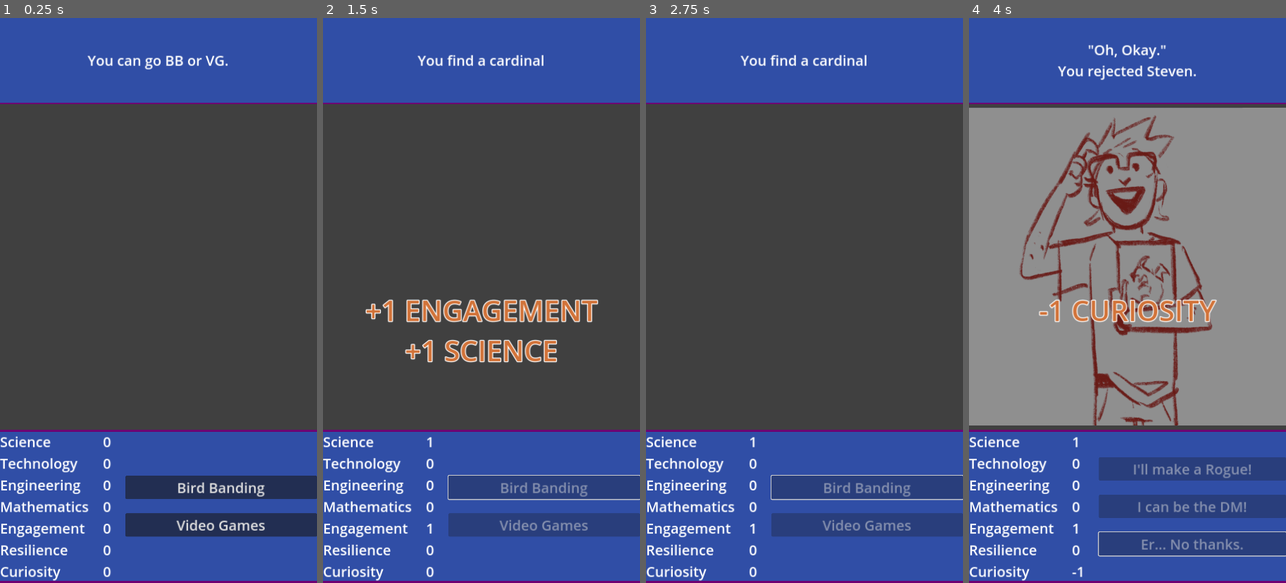
Above: before the commit, frames 1-4 (left to right).
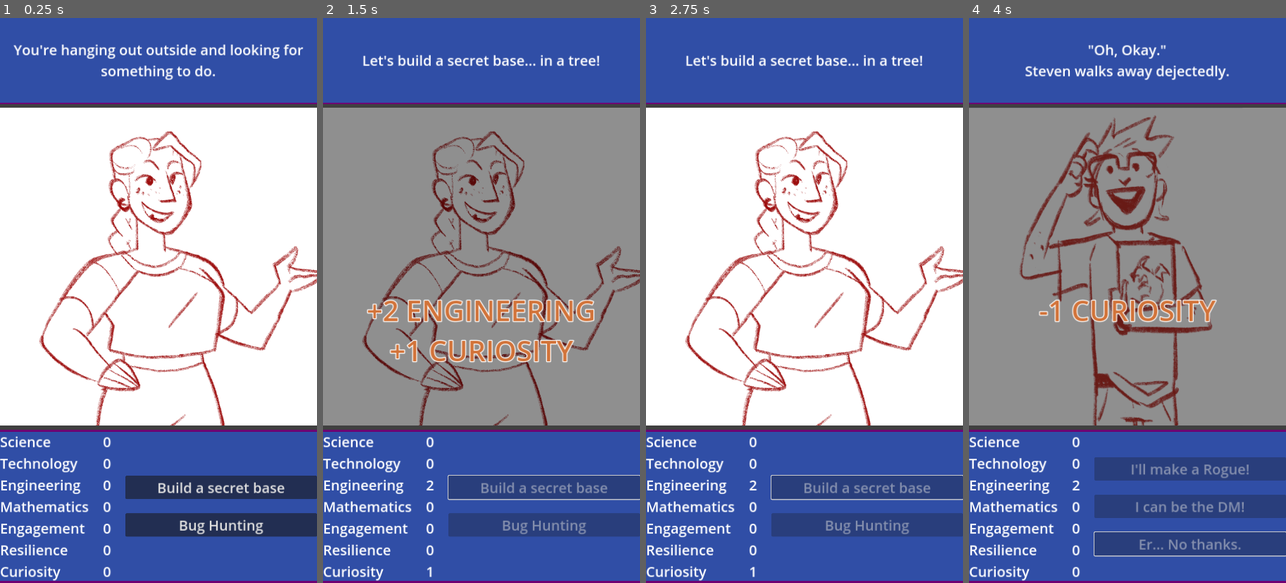
Above: after the commit, the same moments.

Repository: stem-career-paths/game
Game: Godot game, scene res://ui/main_screen.tscn
Same seed, same stepped clock (60 frames per second), same inputs: the game is played once before the commit and once after it.
Inputs (mouse positions are in pixels of both pictures, inside the frame that each line leads up to):
- Up to frame 1 (0.25 s): no input
- Up to frame 2 (1.5 s): click (544, 486) at 0.5 s, where only the run after the commit has a clickable "Build a secret base"; tap Enter at 1.25 s; move the mouse to (551, 272) at 1.27 s; hold Shift from 1.28 s (still down); click (551, 272) at 1.42 s
- Up to frame 3 (2.75 s): release Shift at 2 s; tap Space at 2 s; drag from (741, 328) to (788, 413) at 2.02 s
- Up to frame 4 (4 s): tap Enter at 2.75 s; move the mouse to (1159, 176) at 2.77 s; tap Ctrl at 2.85 s; click (1159, 176) at 2.92 s; click "Er... No thanks." at 3.5 s

The runs differ from the first frame. In frame 1, 59% of the frame differs, in the area x 0-100%, y 4-92%; in frame 2, 57%; in frame 3, 58%; in frame 4, 2.1%.

Commit message:
Add sample stories and npcs along with a placeholder end state
The three new NPCs, together with Steven, are not really designed as personalities yet,
and the stories that are linked to them are still superficial. The point of this
integration is to get all the pieces linked and moving together.

Diff:
--- a/project/card/story_card.tscn
+++ b/project/card/story_card.tscn
@@ -2,7 +2,7 @@
 
 [ext_resource type="Script" path="res://card/story_card.gd" id="1_185so"]
 [ext_resource type="PackedScene" uid="uid://scwnvnkr08fy" path="res://ui/character_display.tscn" id="1_cgl2b"]
-[ext_resource type="Theme" uid="uid://bqnq26iud8rn3" path="res://card/theme.tres" id="2_qli37"]
+[ext_resource type="Theme" uid="uid://bqnq26iud8rn3" path="res://common/theme.tres" id="2_rv5ff"]
 
 [sub_resource type="StyleBoxFlat" id="StyleBoxFlat_mvws2"]
 bg_color = Color(0.25098, 0.25098, 0.25098, 1)
@@ -16,6 +16,109 @@
 font_size = 64
 font_color = Color(0.823529, 0.45098, 0.223529, 1)
 outline_size = 8
+
+[sub_resource type="Animation" id="Animation_4raud"]
+length = 0.001
+tracks/0/type = "value"
+tracks/0/imported = false
+tracks/0/enabled = true
+tracks/0/path = NodePath("EffectLabel:scale")
+tracks/0/interp = 1
+tracks/0/loop_wrap = true
+tracks/0/keys = {
+"times": PackedFloat32Array(0),
+"transitions": PackedFloat32Array(1),
+"update": 0,
+"values": [Vector2(1, 1)]
+}
+tracks/1/type = "value"
+tracks/1/imported = false
+tracks/1/enabled = true
+tracks/1/path = NodePath("Control/ImagePanel/CenterContainer/MainImage:modulate")
+tracks/1/interp = 1
+tracks/1/loop_wrap = true
+tracks/1/keys = {
+"times": PackedFloat32Array(0),
+"transitions": PackedFloat32Array(1),
+"update": 0,
+"values": [Color(1, 1, 1, 1)]
+}
+tracks/2/type = "value"
+tracks/2/imported = false
+tracks/2/enabled = true
+tracks/2/path = NodePath("EffectLabel:modulate")
+tracks/2/interp = 1
+tracks/2/loop_wrap = true
+tracks/2/keys = {
+"times": PackedFloat32Array(0),
+"transitions": PackedFloat32Array(1),
+"update": 0,
+"values": [Color(1, 1, 1, 1)]
+}
+tracks/3/type = "value"
+tracks/3/imported = false
+tracks/3/enabled = true
+tracks/3/path = NodePath("EffectLabel:visible")
+tracks/3/interp = 1
+tracks/3/loop_wrap = true
+tracks/3/keys = {
+"times": PackedFloat32Array(0),
+"transitions": PackedFloat32Array(1),
+"update": 1,
+"values": [false]
+}
+tracks/4/type = "value"
+tracks/4/imported = false
+tracks/4/enabled = true
+tracks/4/path = NodePath("Control/ImagePanel/TapAnywhereLabel:visible")
+tracks/4/interp = 1
+tracks/4/loop_wrap = true
+tracks/4/keys = {
+"times": PackedFloat32Array(0),
+"transitions": PackedFloat32Array(1),
+"update": 1,
+"values": [false]
+}
+tracks/5/type = "value"
+tracks/5/imported = false
+tracks/5/enabled = true
+tracks/5/path = NodePath("Control/ImagePanel/TapAnywhereLabel:modulate")
+tracks/5/interp = 1
+tracks/5/loop_wrap = true
+tracks/5/keys = {
+"times": PackedFloat32Array(0),
+"transitions": PackedFloat32Array(1),
+"update": 0,
+"values": [Color(1, 1, 1, 1)]
+}
+
+[sub_resource type="Animation" id="Animation_xcdxi"]
+resource_name = "show_advance_instructions"
+length = 4.4
+tracks/0/type = "value"
+tracks/0/imported = false
+tracks/0/enabled = true
+tracks/0/path = NodePath("Control/ImagePanel/TapAnywhereLabel:visible")
+tracks/0/interp = 1
+tracks/0/loop_wrap = true
+tracks/0/keys = {
+"times": PackedFloat32Array(4.1),
+"transitions": PackedFloat32Array(1),
+"update": 1,
+"values": [true]
+}
+tracks/1/type = "value"
+tracks/1/imported = false
+tracks/1/enabled = true
+tracks/1/path = NodePath("Control/ImagePanel/TapAnywhereLabel:modulate")
+tracks/1/interp = 1
+tracks/1/loop_wrap = true
+tracks/1/keys = {
+"times": PackedFloat32Array(4.1, 4.4),
+"transitions": PackedFloat32Array(1, 1),
+"update": 0,
+"values": [Color(1, 1, 1, 0), Color(1, 1, 1, 1)]
+}
 
 [sub_resource type="Animation" id="Animation_0gyb6"]
 resource_name = "show_effect"
@@ -69,109 +172,6 @@
 "values": [true]
 }
 
-[sub_resource type="Animation" id="Animation_4raud"]
-length = 0.001
-tracks/0/type = "value"
-tracks/0/imported = false
-tracks/0/enabled = true
-tracks/0/path = NodePath("EffectLabel:scale")
-tracks/0/interp = 1
-tracks/0/loop_wrap = true
-tracks/0/keys = {
-"times": PackedFloat32Array(0),
-"transitions": PackedFloat32Array(1),
-"update": 0,
-"values": [Vector2(1, 1)]
-}
-tracks/1/type = "value"
-tracks/1/imported = false
-tracks/1/enabled = true
-tracks/1/path = NodePath("Control/ImagePanel/CenterContainer/MainImage:modulate")
-tracks/1/interp = 1
-tracks/1/loop_wrap = true
-tracks/1/keys = {
-"times": PackedFloat32Array(0),
-"transitions": PackedFloat32Array(1),
-"update": 0,
-"values": [Color(1, 1, 1, 1)]
-}
-tracks/2/type = "value"
-tracks/2/imported = false
-tracks/2/enabled = true
-tracks/2/path = NodePath("EffectLabel:modulate")
-tracks/2/interp = 1
-tracks/2/loop_wrap = true
-tracks/2/keys = {
-"times": PackedFloat32Array(0),
-"transitions": PackedFloat32Array(1),
-"update": 0,
-"values": [Color(1, 1, 1, 1)]
-}
-tracks/3/type = "value"
-tracks/3/imported = false
-tracks/3/enabled = true
-tracks/3/path = NodePath("EffectLabel:visible")
-tracks/3/interp = 1
-tracks/3/loop_wrap = true
-tracks/3/keys = {
-"times": PackedFloat32Array(0),
-"transitions": PackedFloat32Array(1),
-"update": 1,
-"values": [false]
-}
-tracks/4/type = "value"
-tracks/4/imported = false
-tracks/4/enabled = true
-tracks/4/path = NodePath("Control/ImagePanel/TapAnywhereLabel:visible")
-tracks/4/interp = 1
-tracks/4/loop_wrap = true
-tracks/4/keys = {
-"times": PackedFloat32Array(0),
-"transitions": PackedFloat32Array(1),
-"update": 1,
-"values": [false]
-}
-tracks/5/type = "value"
-tracks/5/imported = false
-tracks/5/enabled = true
-tracks/5/path = NodePath("Control/ImagePanel/TapAnywhereLabel:modulate")
-tracks/5/interp = 1
-tracks/5/loop_wrap = true
-tracks/5/keys = {
-"times": PackedFloat32Array(0),
-"transitions": PackedFloat32Array(1),
-"update": 0,
-"values": [Color(1, 1, 1, 1)]
-}
-
-[sub_resource type="Animation" id="Animation_xcdxi"]
-resource_name = "show_advance_instructions"
-length = 4.4
-tracks/0/type = "value"
-tracks/0/imported = false
-tracks/0/enabled = true
-tracks/0/path = NodePath("Control/ImagePanel/TapAnywhereLabel:visible")
-tracks/0/interp = 1
-tracks/0/loop_wrap = true
-tracks/0/keys = {
-"times": PackedFloat32Array(4.1),
-"transitions": PackedFloat32Array(1),
-"update": 1,
-"values": [true]
-}
-tracks/1/type = "value"
-tracks/1/imported = false
-tracks/1/enabled = true
-tracks/1/path = NodePath("Control/ImagePanel/TapAnywhereLabel:modulate")
-tracks/1/interp = 1
-tracks/1/loop_wrap = true
-tracks/1/keys = {
-"times": PackedFloat32Array(4.1, 4.4),
-"transitions": PackedFloat32Array(1, 1),
-"update": 0,
-"values": [Color(1, 1, 1, 0), Color(1, 1, 1, 1)]
-}
-
 [sub_resource type="AnimationLibrary" id="AnimationLibrary_bru2w"]
 _data = {
 "RESET": SubResource("Animation_4raud"),
@@ -195,7 +195,7 @@
 anchor_bottom = 1.0
 grow_horizontal = 2
 grow_vertical = 2
-theme = ExtResource("2_qli37")
+theme = ExtResource("2_rv5ff")
 
 [node name="PanelContainer" type="PanelContainer" parent="Control"]
 custom_minimum_size = Vector2(0, 192)
@@ -223,6 +223,7 @@
 size_flags_vertical = 3
 
 [node name="TapAnywhereLabel" type="Label" parent="Control/ImagePanel"]
+visible = false
 layout_mode = 2
 size_flags_vertical = 8
 text = "Tap anywhere to continue"
@@ -259,6 +260,8 @@
 anchors_preset = 10
 anchor_right = 1.0
 offset_top = 618.0
+offset_bottom = 23.0
+grow_horizontal = 2
 text = "[EFFECT TEXT]"
 label_settings = SubResource("LabelSettings_wbm1l")
 horizontal_alignment = 1
--- /dev/null
+++ b/project/cast/aubrey.tres
@@ -0,0 +1,9 @@
+[gd_resource type="Resource" script_class="NpcDefinition" load_steps=3 format=3 uid="uid://da82e2nowucrc"]
+
+[ext_resource type="Texture2D" uid="uid://66mon4f21fh4" path="res://cast/aubrey.png" id="1_0itj8"]
+[ext_resource type="Script" path="res://cast/npc_definition.gd" id="1_qf2ol"]
+
+[resource]
+script = ExtResource("1_qf2ol")
+name = "Aubrey"
+image = ExtResource("1_0itj8")
--- /dev/null
+++ b/project/cast/hilda.tres
@@ -0,0 +1,9 @@
+[gd_resource type="Resource" script_class="NpcDefinition" load_steps=3 format=3 uid="uid://cmcfwu84jfprv"]
+
+[ext_resource type="Texture2D" uid="uid://q4fftpp4nawi" path="res://cast/hilda.png" id="1_6cc3e"]
+[ext_resource type="Script" path="res://cast/npc_definition.gd" id="1_a6stl"]
+
+[resource]
+script = ExtResource("1_a6stl")
+name = "Hilda"
+image = ExtResource("1_6cc3e")
--- /dev/null
+++ b/project/cast/mary.tres
@@ -0,0 +1,9 @@
+[gd_resource type="Resource" script_class="NpcDefinition" load_steps=3 format=3 uid="uid://c07t1ygo5x0pw"]
+
+[ext_resource type="Texture2D" uid="uid://o83odi0q8pwn" path="res://cast/mary.png" id="1_lv083"]
+[ext_resource type="Script" path="res://cast/npc_definition.gd" id="1_risdg"]
+
+[resource]
+script = ExtResource("1_risdg")
+name = "Mary"
+image = ExtResource("1_lv083")
--- /dev/null
+++ b/project/story/starting_stories/bio_lab.gd
@@ -0,0 +1,23 @@
+extends SimpleStory
+
+var text := "You and your lab partner have to cut open a frog. Will you cut the frog or write measurements down?"
+
+var npc_name := "Mary"
+
+var options := {
+	"Cut the frog":
+	{
+		"text": "Gross! But awesome!!",
+		"effects": {
+			"science": +1,
+			"engagement": +1
+		}
+	},
+	"Write measurements":
+	{
+		"text": "That's a big frog",
+		"effects": {
+			"mathematics": +1
+		}
+	}
+}
--- a/project/story/starting_stories/bird_banding.gd
+++ b/project/story/starting_stories/bird_banding.gd
@@ -1,18 +1,20 @@
 extends SimpleStory
 
-var text := "You can go BB or VG."
+var text := '"Do you want to go bird banding with me, or should we play some video games?"'
+
+var npc_name := "Hilda"
 
 var options := {
 	"Bird Banding":
 	{
-		"text": "You find a cardinal",
+		"text": '"I can\'t believe we found a cardinal! That was fun."',
 		"effects": {
 			"engagement": +1,
 			"science": +1
 		}
 	},
 	"Video Games": {
-		"text": "You buy the DLC.",
+		"text": '"That was fun. I\'d love to be able to make my own video games someday."',
 		"effects": {
 			"technology": +1
 		}
--- /dev/null
+++ b/project/story/starting_stories/bored.gd
@@ -0,0 +1,24 @@
+extends SimpleStory
+
+var text := "You're hanging out outside and looking for something to do."
+
+var npc_name := "Mary"
+
+var options := {
+	"Build a secret base":
+	{
+		"text": "Let's build a secret base... in a tree!",
+		"effects": {
+			"engineering": +2,
+			"curiosity": +1
+		}
+	},
+	"Bug Hunting":
+	{
+		"text": "I saw some cool rocks over there, let's go bug hunting!",
+		"effects": {
+			"science": +2,
+			"curiosity": +1
+		}
+	}
+}
--- /dev/null
+++ b/project/story/starting_stories/movie_night.gd
@@ -0,0 +1,26 @@
+extends SimpleStory
+
+var text := "At a sleepover with some friends, you watched two movies. Which was more interesting?"
+
+var npc_name := "Hilda"
+
+var options := {
+	"The Martian":
+	{
+		"text": "Living on Mars is my new dream!",
+		"effects": {
+			"science": +3,
+			"mathematics": +2,
+			"curiosity": +1
+		}
+	},
+	"Big Hero 6":
+	{
+		"text": "Robots are awesome, can I really make my own?",
+		"effects": {
+			"technology": +3,
+			"engineering": +2,
+			"curiosity": +1
+		}
+	}
+}
--- /dev/null
+++ b/project/story/starting_stories/question_in_class.gd
@@ -0,0 +1,23 @@
+extends SimpleStory
+
+var text := "You're confused about a question for class."
+
+var npc_name := "Steven"
+
+var options := {
+	"Ask the teacher for help":
+	{
+		"text": "They're there to help me. Might as well utilize them!",
+		"effects": {
+			"resilience": +1,
+			"curiosity": +1
+		},
+	},
+	"Give up": {
+		"text": "I don't need help. I’ll just fail, it doesn't matter.",
+		"effects": {
+			"curiosity": -1,
+			"resilience": -1
+		}
+	}
+}
--- a/project/story/starting_stories/steven_dnd.gd
+++ b/project/story/starting_stories/steven_dnd.gd
@@ -1,26 +1,26 @@
 extends SimpleStory
 
-var text := "Do you want to play Dungeons & Dragons with me?!"
+var text := '"Do you want to play Dungeons & Dragons with me?!"'
 
 var npc_name := "Steven"
 
 var options := {
 	"I'll make a Rogue!": {
-		"text": "Awesome!",
+		"text": '"Awesome! Sneaking around the dungeons is gonna be fun."',
 		"effects": {
 			"engagement": 1,
 			"curiosity": 1,
 		},
 	},
 	"I can be the DM!": {
-		"text": "Awesome!",
+		"text": '"Great! You look a little nervous, but I think you will do great."',
 		"effects": {
 			"engineering": 1,
 			"curiosity": 1,
 		},
 	},
 	"Er... No thanks.": {
-		"text": "\"Oh, Okay.\" \nYou rejected Steven.",
+		"text": "\"Oh, Okay.\" \nSteven walks away dejectedly.",
 		"effects": {
 			"curiosity": -1,
 		},
--- /dev/null
+++ b/project/ui/game_over_card.gd
@@ -0,0 +1,15 @@
+extends Node2D
+
+var world : World
+
+@onready var _character_display := %CharacterDisplay
+
+func _ready():
+	assert(world!=null, "World must be specified")
+	_character_display.character = world.character
+
+
+func _on_play_again_button_pressed():
+	# Naive implementation
+	var main_scene : String = ProjectSettings.get_setting("application/run/main_scene")
+	get_tree().change_scene_to_file(main_scene)
--- /dev/null
+++ b/project/ui/game_over_card.tscn
@@ -0,0 +1,55 @@
+[gd_scene load_steps=4 format=3 uid="uid://byj3hnnl7lst4"]
+
+[ext_resource type="Theme" uid="uid://bqnq26iud8rn3" path="res://common/theme.tres" id="1_mo8d3"]
+[ext_resource type="Script" path="res://ui/game_over_card.gd" id="1_x3g3n"]
+[ext_resource type="PackedScene" uid="uid://scwnvnkr08fy" path="res://ui/character_display.tscn" id="2_yi0wo"]
+
+[node name="GameOverCard" type="Node2D"]
+script = ExtResource("1_x3g3n")
+
+[node name="Control" type="Control" parent="."]
+layout_mode = 3
+anchors_preset = 15
+anchor_right = 1.0
+anchor_bottom = 1.0
+offset_right = 720.0
+offset_bottom = 1280.0
+grow_horizontal = 2
+grow_vertical = 2
+theme = ExtResource("1_mo8d3")
+
+[node name="VBoxContainer" type="VBoxContainer" parent="Control"]
+layout_mode = 1
+anchors_preset = 15
+anchor_right = 1.0
+anchor_bottom = 1.0
+grow_horizontal = 2
+grow_vertical = 2
+
+[node name="PanelContainer" type="PanelContainer" parent="Control/VBoxContainer"]
+layout_mode = 2
+size_flags_vertical = 3
+
+[node name="Label" type="Label" parent="Control/VBoxContainer/PanelContainer"]
+layout_mode = 2
+text = "The game is over.
+This is a placeholder, obviously."
+
+[node name="CenterContainer" type="CenterContainer" parent="Control/VBoxContainer"]
+layout_mode = 2
+size_flags_vertical = 3
+
+[node name="PlayAgainButton" type="Button" parent="Control/VBoxContainer/CenterContainer"]
+layout_mode = 2
+size_flags_vertical = 3
+text = "Restart"
+
+[node name="PanelContainer2" type="PanelContainer" parent="Control/VBoxContainer"]
+layout_mode = 2
+size_flags_vertical = 3
+
+[node name="CharacterDisplay" parent="Control/VBoxContainer/PanelContainer2" instance=ExtResource("2_yi0wo")]
+unique_name_in_owner = true
+layout_mode = 2
+
+[connection signal="pressed" from="Control/VBoxContainer/CenterContainer/PlayAgainButton" to="." method="_on_play_again_button_pressed"]
--- a/project/ui/main_screen.gd
+++ b/project/ui/main_screen.gd
@@ -6,12 +6,18 @@
 
 enum _EntranceType { FIXED, ANIMATED }
 
+## The number of stories that, when complete, the game is over
+@export var max_stories := 4
+
+@export_category("Animation")
+
 ## How long it takes a new "card" to slide in on top of the stack.
 @export var slide_in_duration := 0.35
 
 ## How long it takes for the bottom card to fade out as a new card
 ## slides in on top of it.
 @export var bottom_card_modulate_duration := 0.15
+
 
 @export_category("Manual Testing")
 ## Forces the application to start with a particular story.
@@ -24,6 +30,9 @@
 ## This is used by the card animation system. It does not have a meaningful
 ## value in the middle of an animation.
 var _current_card : Node
+
+## The number of stories completed so far
+var _stories_complete := 0
 
 ## The position from which a new card starts when sliding in
 @onready var _max_x : int = ProjectSettings.get_setting("display/window/size/viewport_width")
@@ -40,26 +49,38 @@
 		world.available_stories.append(_STARTING_STORY_PATH + file_path)
 	world.available_stories.shuffle()
 
-	while not world.available_stories.is_empty():
-		var story_path : String
+	while _stories_complete < max_stories:
+		if world.available_stories.is_empty():
+			push_error("Ran out of stories!")
+			break
+		else:
+			await _run_next_story()
+			_stories_complete += 1
 
-		# Determine the next story based on whether we are forcing one or not.
-		if starting_story == null:
-			story_path = world.available_stories.pop_front()
-		# If we are testing a particular story, go get that one, and remove
-		# it from the collection if it had been there to prevent repeats.
-		else:
-			print("Forcing starting story: ", starting_story)
-			story_path = starting_story
-			world.available_stories.erase(starting_story)
-			starting_story = null
+	var game_over_card := preload("res://ui/game_over_card.tscn").instantiate()
+	game_over_card.world = world
+	remove_child(_current_card)
+	add_child(game_over_card)
 
-		var story = load(story_path).new()
-		await _show_card(story, _EntranceType.FIXED if _current_card==null else _EntranceType.ANIMATED)
 
-	## It would be a design error to run out of stories without graceful
-	## termination. This is a placeholder.
-	push_error("THERE ARE NO MORE STORIES")
+func _run_next_story() -> void:
+	var story_path : String
+
+	# Determine the next story based on whether we are forcing one or not.
+	if starting_story == null:
+		story_path = world.available_stories.pop_front()
+
+	# If we are testing a particular story, go get that one, and remove
+	# it from the collection if it had been there to prevent repeats.
+	else:
+		print("Forcing starting story: ", starting_story)
+		story_path = starting_story
+		world.available_stories.erase(starting_story)
+		starting_story = null
+
+	## Load the story and start it
+	var story = load(story_path).new()
+	await _show_card(story, _EntranceType.FIXED if _current_card==null else _EntranceType.ANIMATED)
 
 
 ## Show a given card as the new top card.
Binary file added: project/cast/aubrey.png
Not shown, added: project/cast/aubrey.png.import
Binary file added: project/cast/hilda.png
Not shown, added: project/cast/hilda.png.import
Binary file added: project/cast/mary.png
Not shown, added: project/cast/mary.png.import
Renamed: project/card/theme.tres -> project/common/theme.tres
